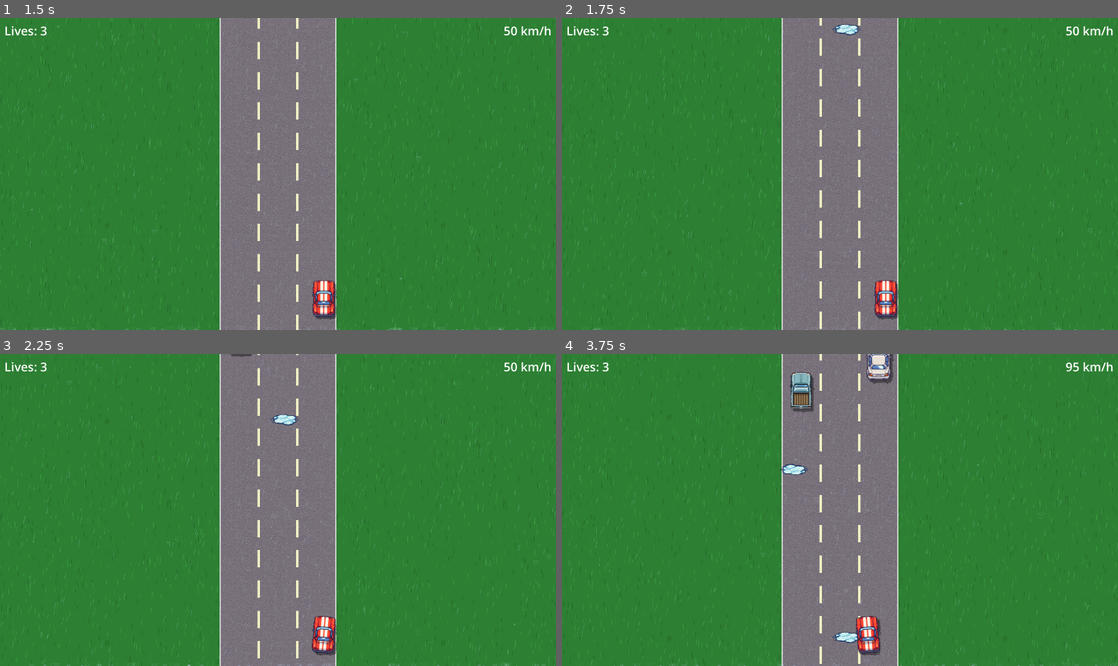
Above: before the commit, frames 1-4 (two rows, left to right).
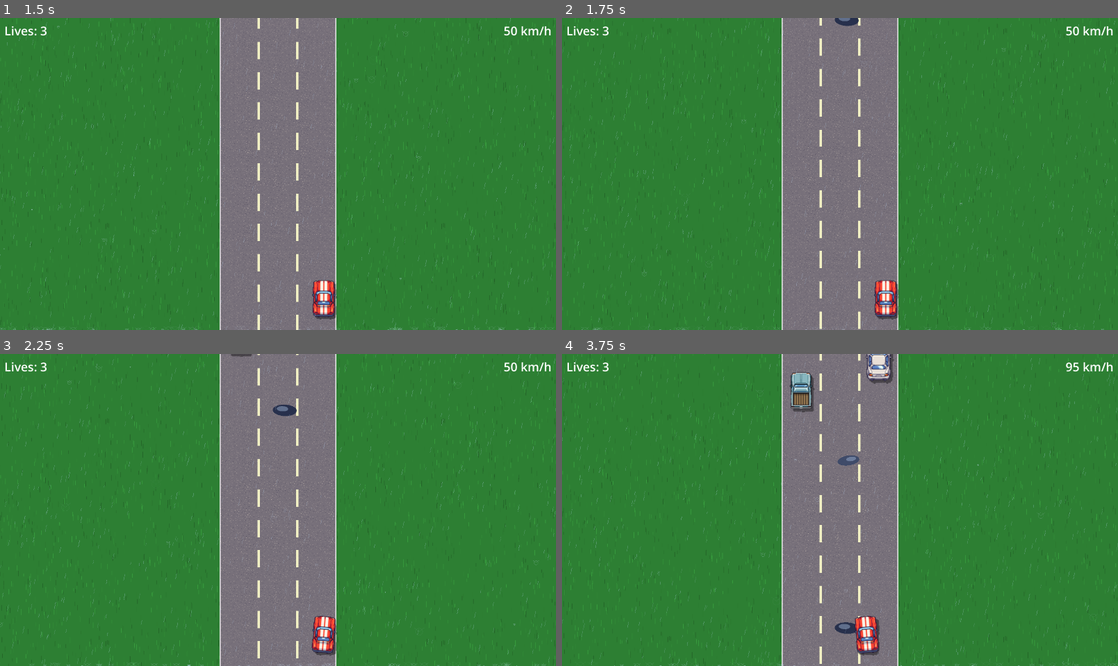
Above: after the commit, the same moments.

Repository: Antonio-Ingegnere/road-race
Game: Godot game, scene res://scenes/main.tscn
Two runs of this game, one before a commit and one after it. Both use one fixed random seed, a clock stepped at 60 frames per second and the inputs below.
Inputs:
- Up to frame 1 (1.5 s): tap Enter at 0.5 s; hold Right (ui_right) 0.53-1.28 s; hold Down (ui_down) from 1.28 s (still down)
- Up to frame 2 (1.75 s): keep holding Down (ui_down)
- Up to frame 3 (2.25 s): release Down (ui_down) at 2.03 s; hold Right (ui_right) from 2.03 s (still down)
- Up to frame 4 (3.75 s): release Right (ui_right) at 2.78 s; hold Up (ui_up) 2.78-3.53 s; hold Left (ui_left) from 3.53 s (still down)

Frame 1 is identical in both runs. In frame 2, 0.2% of the frame differs, in the area x 48-54%, y 0-6%; in frame 3, 0.2%; in frame 4, 0.8%, in the area x 39-58%, y 32-97%.

Commit message:
Replace PNG puddle with 4 procedural types; cap aspect ratio to ~2.3:1
Co-Authored-By: Claude Sonnet 4.6 <noreply@anthropic.com>

Diff:
--- a/scripts/puddle_manager.gd
+++ b/scripts/puddle_manager.gd
@@ -5,24 +5,19 @@
 const CAR_VIS_HW := 40.0
 const CAR_VIS_HH := 64.0
 
-const PUDDLE_SCALE    := 1.5
-const SPAWN_INTERVAL  := 1.5
-const SPAWN_CHANCE    := 0.8
-const DRIFT_CHANCE    := 0.8
+const PUDDLE_TYPES   := 4
+const SPAWN_INTERVAL := 1.5
+const SPAWN_CHANCE   := 0.8
+const DRIFT_CHANCE   := 0.8
 
-# Opaque half-extents at PUDDLE_SCALE (measured: vis_hw=32, vis_hh=12.5 at 1x)
-const HIT_HW := 48.0    # 32.0 * 1.5
-const HIT_HH := 18.75   # 12.5 * 1.5
+const WATER_COLOR   := Color(0.20, 0.26, 0.40, 0.82)
+const REFLECT_COLOR := Color(0.60, 0.68, 0.80, 0.50)
+const DEEP_COLOR    := Color(0.12, 0.16, 0.28, 0.90)
 
-var _tex: Texture2D
-var _tex_hw: float
-var _tex_hh: float
-
-var _puddles: Array = []  # {"pos": Vector2, "rot": float, "hit": bool}
+var _puddles: Array = []
 var _spawn_timer := 0.0
 var _car: Node2D
 var _enabled := false
-
 var _drift_vel: float = 0.0
 
 
@@ -34,9 +29,6 @@
 		set_process(false)
 		return
 	_car = get_parent().get_node("Car")
-	_tex = load("res://assets/puddle.png")
-	_tex_hw = _tex.get_width() * 0.5
-	_tex_hh = _tex.get_height() * 0.5
 
 
 func _process(delta: float) -> void:
@@ -45,7 +37,7 @@
 
 	for p in _puddles:
 		p["pos"] = p["pos"] + Vector2(0.0, road_scroll)
-	_puddles = _puddles.filter(func(p) -> bool: return p["pos"].y < screen_h + _tex_hh * PUDDLE_SCALE)
+	_puddles = _puddles.filter(func(p) -> bool: return p["pos"].y < screen_h + 100.0)
 
 	_spawn_timer += delta
 	if _spawn_timer >= SPAWN_INTERVAL:
@@ -64,7 +56,7 @@
 		if p["hit"]:
 			continue
 		var op: Vector2 = p["pos"]
-		if abs(cp.x - op.x) < CAR_VIS_HW + HIT_HW and abs(cp.y - op.y) < CAR_VIS_HH + HIT_HH:
+		if abs(cp.x - op.x) < CAR_VIS_HW + p["hw"] and abs(cp.y - op.y) < CAR_VIS_HH + p["hh"]:
 			p["hit"] = true
 			if randf() < DRIFT_CHANCE:
 				var dir: float = 1.0 if randf() > 0.5 else -1.0
@@ -86,12 +78,61 @@
 
 func _spawn() -> void:
 	var x: float = ROAD_LEFT + randf() * ROAD_WIDTH
-	var rot: float = (randi() % 2) * PI
-	_puddles.append({"pos": Vector2(x, -_tex_hh * PUDDLE_SCALE), "rot": rot, "hit": false})
+	var rot: float = randf_range(-0.3, 0.3)
+	var t: int = randi() % PUDDLE_TYPES
+	var sz: float = randf_range(0.8, 1.3)
+	var hw: float
+	var hh: float
+	match t:
+		0: hw = 40.0 * sz; hh = 18.0 * sz   # standard oval
+		1: hw = 46.0 * sz; hh = 20.0 * sz   # elongated oval
+		2: hw = 50.0 * sz; hh = 24.0 * sz   # cluster
+		_: hw = 50.0 * sz; hh = 24.0 * sz   # wide shallow pool
+	var puddle := {
+		"pos":   Vector2(x, -80.0),
+		"rot":   rot,
+		"hit":   false,
+		"type":  t,
+		"size":  sz,
+		"hw":    hw,
+		"hh":    hh,
+		"drops": [],
+	}
+	if t == 2:
+		var n := randi_range(2, 4)
+		for _i in range(n):
+			puddle["drops"].append({
+				"ox": randf_range(-60.0, 60.0),
+				"oy": randf_range(-20.0, 20.0),
+				"r":  randf_range(8.0, 18.0),
+			})
+	_puddles.append(puddle)
+
+
+# Draws a filled ellipse by scaling a unit circle.
+func _draw_ellipse(center: Vector2, rot: float, rx: float, ry: float, color: Color) -> void:
+	draw_set_transform(center, rot, Vector2(rx, ry))
+	draw_circle(Vector2.ZERO, 1.0, color)
+	draw_set_transform(Vector2.ZERO)
 
 
 func _draw() -> void:
 	for p in _puddles:
-		draw_set_transform(p["pos"], p["rot"], Vector2(PUDDLE_SCALE, PUDDLE_SCALE))
-		draw_texture(_tex, Vector2(-_tex_hw, -_tex_hh))
-	draw_set_transform(Vector2.ZERO)
+		var pos: Vector2 = p["pos"]
+		var rot: float = p["rot"]
+		var sz: float = p["size"]
+		match p["type"]:
+			0:  # Standard oval (~2.2:1)
+				_draw_ellipse(pos, rot, 40.0 * sz, 18.0 * sz, WATER_COLOR)
+				_draw_ellipse(pos + Vector2(10.0, -4.0).rotated(rot), rot, 18.0 * sz, 8.0 * sz, REFLECT_COLOR)
+			1:  # Elongated oval (~2.3:1)
+				_draw_ellipse(pos, rot, 46.0 * sz, 20.0 * sz, WATER_COLOR)
+				_draw_ellipse(pos + Vector2(12.0, 0.0).rotated(rot), rot, 22.0 * sz, 9.0 * sz, REFLECT_COLOR)
+			2:  # Organic cluster
+				_draw_ellipse(pos, rot, 32.0 * sz, 16.0 * sz, WATER_COLOR)
+				for d in p["drops"]:
+					var dp := pos + Vector2(d["ox"], d["oy"]).rotated(rot) * sz
+					_draw_ellipse(dp, rot, d["r"] * sz, d["r"] * 0.65 * sz, WATER_COLOR)
+			3:  # Wide shallow pool (~2.1:1)
+				_draw_ellipse(pos, rot, 50.0 * sz, 24.0 * sz, DEEP_COLOR)
+				_draw_ellipse(pos + Vector2(-8.0, -5.0).rotated(rot), rot, 24.0 * sz, 11.0 * sz, REFLECT_COLOR)
